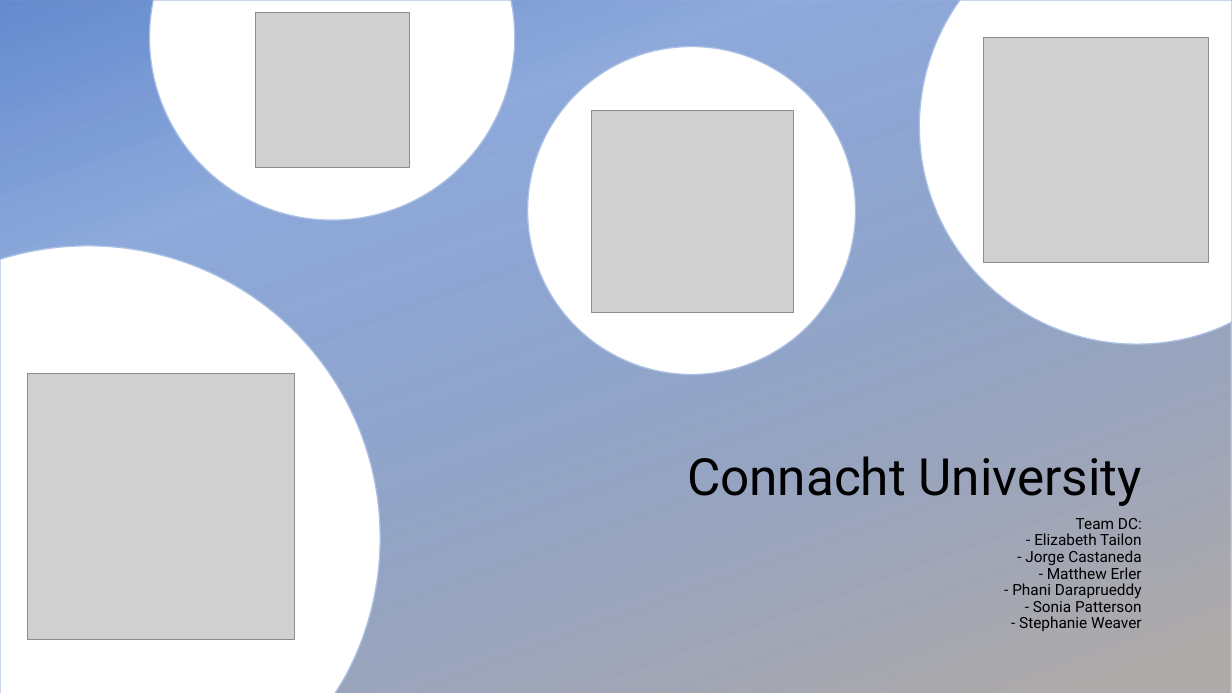
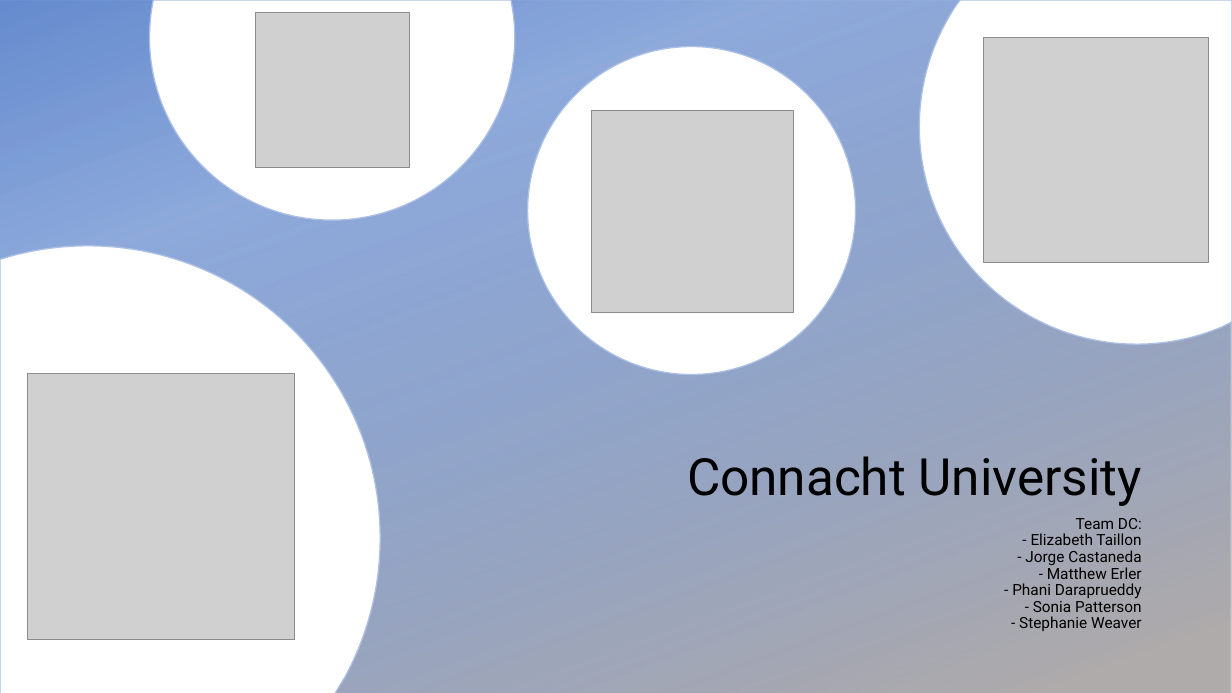
Before and after one commit to rlennon/ConnachtUni, a slide deck: slide 1 of documentation/Demonstrations/Connacht_University_TeamDC.pptx. Drawn at 1232x693 pixels with LibreOffice and Linux fonts; fonts in the diff are those of the drawing; grey boxes stand for pictures; background and template pictures are left out. Boxes give left, top, right and bottom in pixels: in the first picture for what was removed or moved away, otherwise in the second. Text is boxed around its words. In the diff, an @@ line names an element or a change of style, - is before the commit and + after.

```diff
--- a/documentation/Demonstrations/Connacht_University_TeamDC.pptx
+++ b/documentation/Demonstrations/Connacht_University_TeamDC.pptx
@@ title at [1012, 518, 1142, 631]: text changed @@
-Team DC:
-- Elizabeth Tailon
-- Jorge Castaneda
-- Matthew Erler
-- Phani Daraprueddy
-- Sonia Patterson
-- Stephanie Weaver
+Team DC:
+- Elizabeth Taillon
+- Jorge Castaneda
+- Matthew Erler
+- Phani Daraprueddy
+- Sonia Patterson
+- Stephanie Weaver
```
Also in this commit, not shown: 2 slides added.
